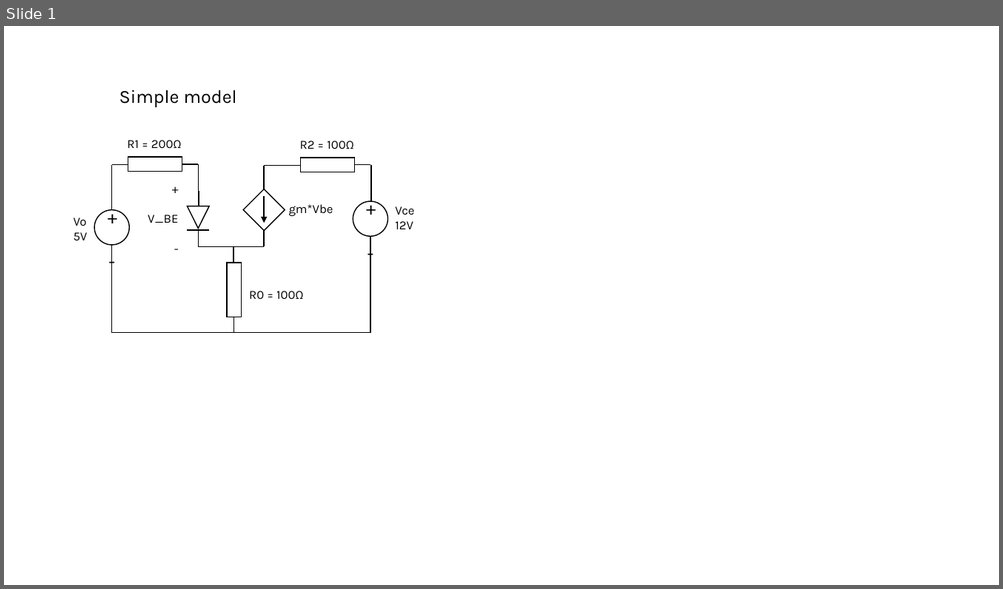
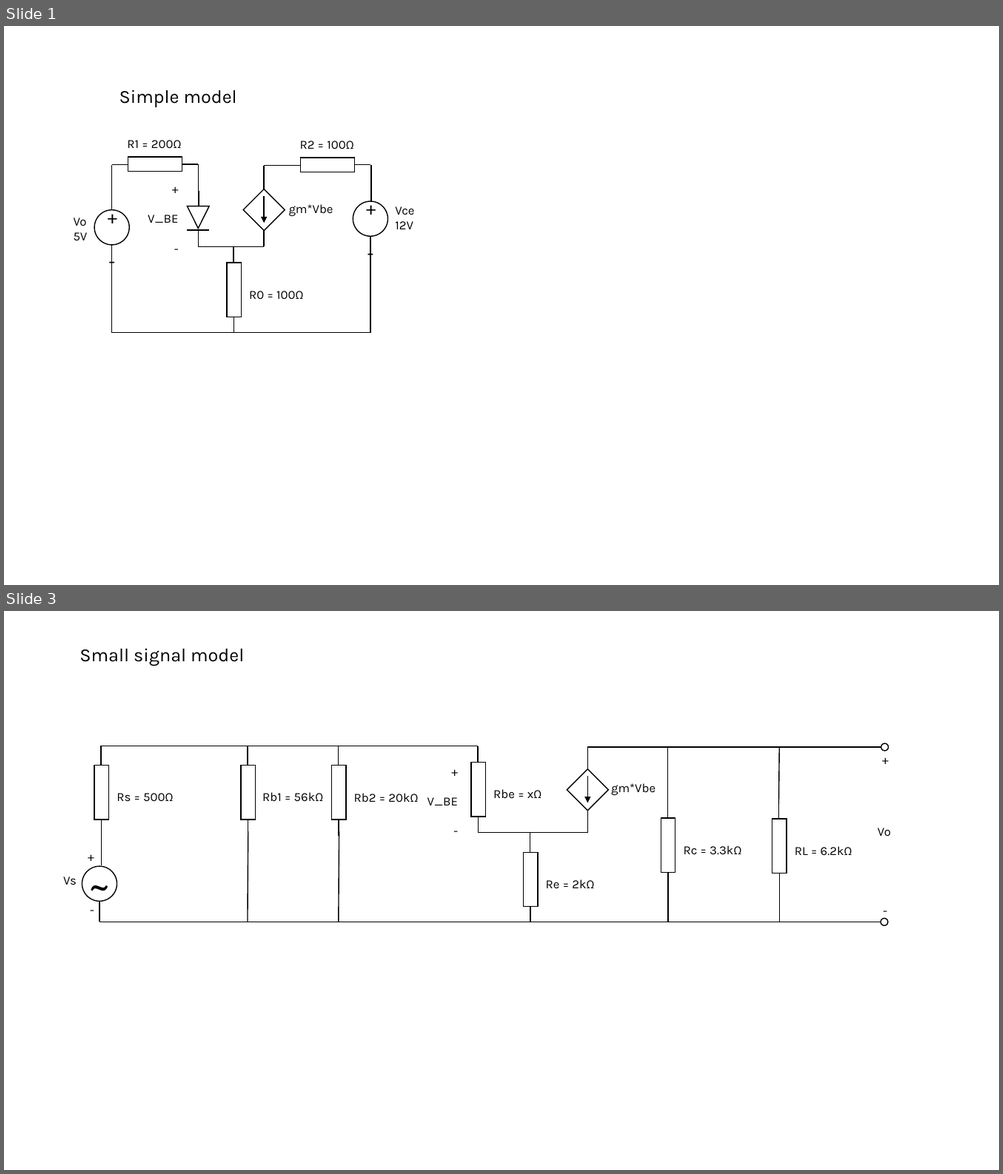
Before and after one commit to MhawnSendes/ESD4-412-Opgaveregning, a slide deck: Analog elektronik/Diagrams_BJT.pptx. Shown one above the other, each under a label of ours: slide 1 before the commit, slides 1 and 3 after it; the slides between them are not shown. The pictures are 1003x589 and 1003x1174 pixels, drawn with LibreOffice and Linux fonts; fonts in the diff are those of the drawing. Boxes give left, top, right and bottom in pixels: in the first picture for what was removed or moved away, otherwise in the second. Text is boxed around its words. In the diff, an @@ line names an element or a change of style, - is before the commit and + after.

Commit message:
Added expanded small-signal model

```diff
--- a/Analog elektronik/Diagrams_BJT.pptx
+++ b/Analog elektronik/Diagrams_BJT.pptx
@@ slide 3 added at bbox=[4, 611, 999, 1170], background #FFFFFF @@
@@ title added at bbox=[79, 648, 244, 667], 18 pt, text #000000 @@
+Small signal model
@@ ellipse added at bbox=[881, 743, 888, 752], outline #000000 1 pt @@
@@ line added from (100, 746) to (478, 746), #000000 1 pt @@
@@ line added from (587, 748) to (881, 748), #000000 1 pt @@
@@ line added from (667, 748) to (667, 803), #000000 1 pt @@
@@ line added from (780, 748) to (779, 804), #000000 1 pt @@
@@ text added at bbox=[875, 749, 896, 771], 12 pt, text #000000 @@
++
@@ text added at bbox=[611, 783, 655, 795], 12 pt, text #000000 @@
+gm*Vbe
@@ group added at bbox=[94, 746, 173, 835]: 2 lines, 1 rectangle, 1 text @@
+Rs = 500Ω
@@ group added at bbox=[242, 746, 323, 835]: 2 lines, 1 rectangle, 1 text @@
+Rb1 = 56kΩ
@@ group added at bbox=[332, 746, 418, 835]: 2 lines, 1 rectangle, 1 text @@
+Rb2 = 20kΩ
@@ text added at bbox=[427, 797, 458, 806], 12 pt, text #000000 @@
++
+V_BE
+-
@@ group added at bbox=[471, 746, 541, 832]: 2 lines, 1 rectangle, 1 text @@
+Rbe = xΩ
@@ line added from (101, 821) to (101, 866), #000000 1 pt @@
@@ line added from (248, 832) to (247, 922), #000000 1 pt @@
@@ line added from (339, 832) to (338, 922), #000000 1 pt @@
@@ line added from (478, 832) to (587, 832), #000000 1 pt @@
@@ group added at bbox=[566, 748, 608, 833]: 2 lines, 1 rectangle, 1 arrow @@
@@ text added at bbox=[877, 828, 891, 836], 12 pt, text #000000 @@
+Vo
@@ text added at bbox=[80, 846, 101, 869], 12 pt, text #000000 @@
++
@@ group added at bbox=[660, 802, 741, 889]: 2 lines, 1 rectangle, 1 text @@
+Rc = 3.3kΩ
@@ group added at bbox=[772, 803, 852, 889]: 2 lines, 1 rectangle, 1 text @@
+RL = 6.2kΩ
@@ text added at bbox=[63, 877, 77, 886], 12 pt, text #000000 @@
+Vs
@@ text added at bbox=[82, 856, 114, 913], 40 pt, text #000000 @@
+~
@@ ellipse added at bbox=[82, 866, 117, 901], outline #000000 1 pt @@
@@ text added at bbox=[82, 899, 102, 921], 12 pt, text #000000 @@
+-
@@ group added at bbox=[523, 833, 594, 923]: 2 lines, 1 rectangle, 1 text @@
+Re = 2kΩ
@@ line added from (668, 888) to (668, 923), #000000 1 pt @@
@@ line added from (780, 889) to (780, 923), #000000 1 pt @@
@@ line added from (99, 902) to (99, 922), #000000 1 pt @@
@@ text added at bbox=[876, 900, 896, 922], 12 pt, text #000000 @@
+-
@@ ellipse added at bbox=[881, 918, 888, 925], outline #000000 1 pt @@
@@ line added from (99, 922) to (882, 922), #000000 1 pt @@
```
